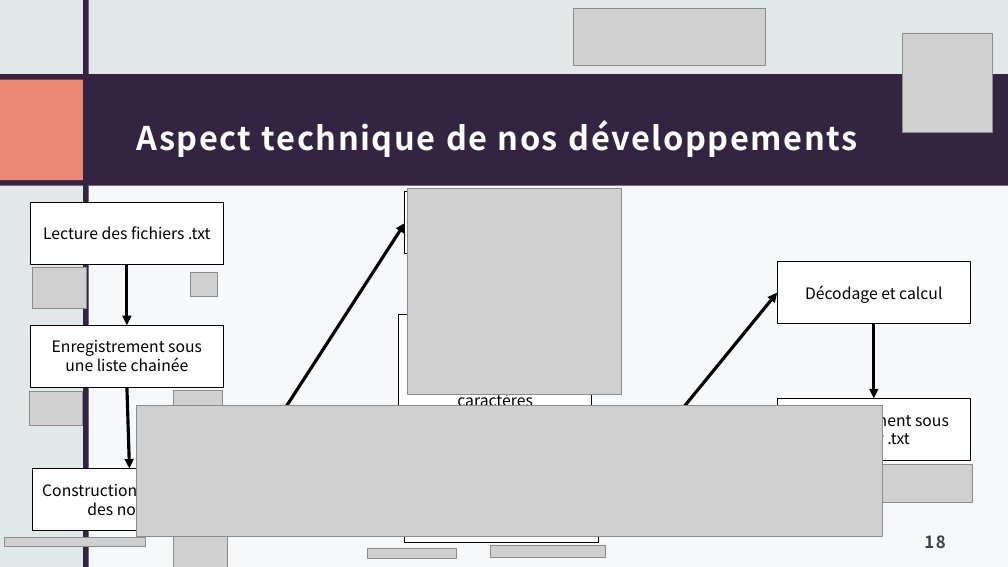
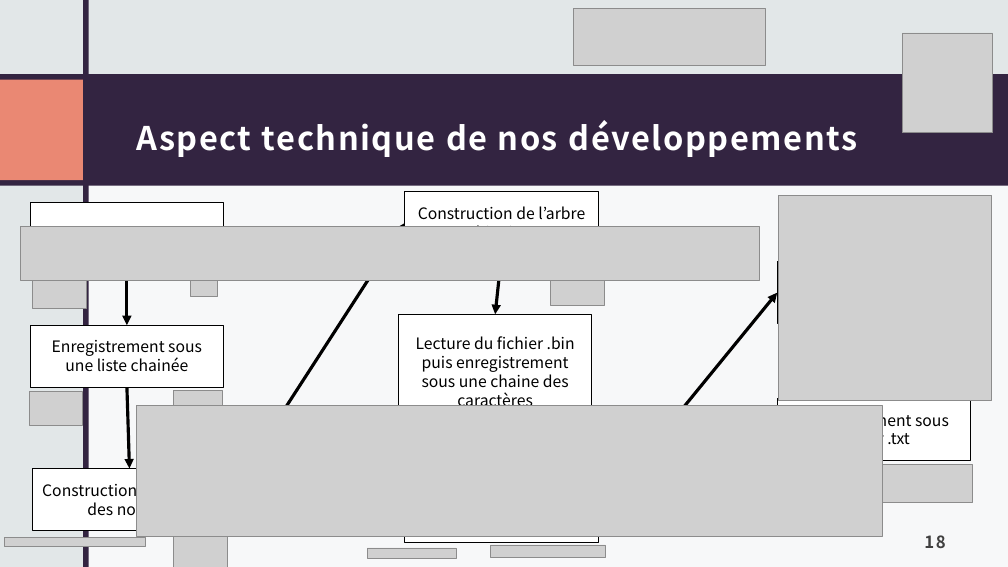
Before and after one commit to Mathieu-Lin/Huffman-Decodage, a slide deck: slide 18 of PresentationHuffmanDecodage-lin.pptx. Drawn at 1008x567 pixels with LibreOffice and Linux fonts; fonts in the diff are those of the drawing; grey boxes stand for pictures. Boxes give left, top, right and bottom in pixels: in the first picture for what was removed or moved away, otherwise in the second. Text is boxed around its words. In the diff, an @@ line names an element or a change of style, - is before the commit and + after.

```diff
--- a/PresentationHuffmanDecodage-lin.pptx
+++ b/PresentationHuffmanDecodage-lin.pptx
@@ text in rectangle at bbox=[418, 206, 585, 227]: text added @@
+Construction de l’arbre binaire
@@ picture: place and size @@
-picture at bbox=[408, 189, 621, 395]
+picture at bbox=[779, 195, 992, 401]
@@ picture added at bbox=[21, 227, 760, 281] @@
@@ arrow added from (502, 254) to (495, 315), #000000 3 pt @@
@@ picture added at bbox=[551, 254, 605, 306] @@
@@ text in rectangle at bbox=[805, 285, 942, 303]: text removed @@
-Décodage et calcul
@@ arrow removed from (874, 324) to (874, 399) @@
```
Also in this commit, not shown: 3 other slides changed, 1 other file.
